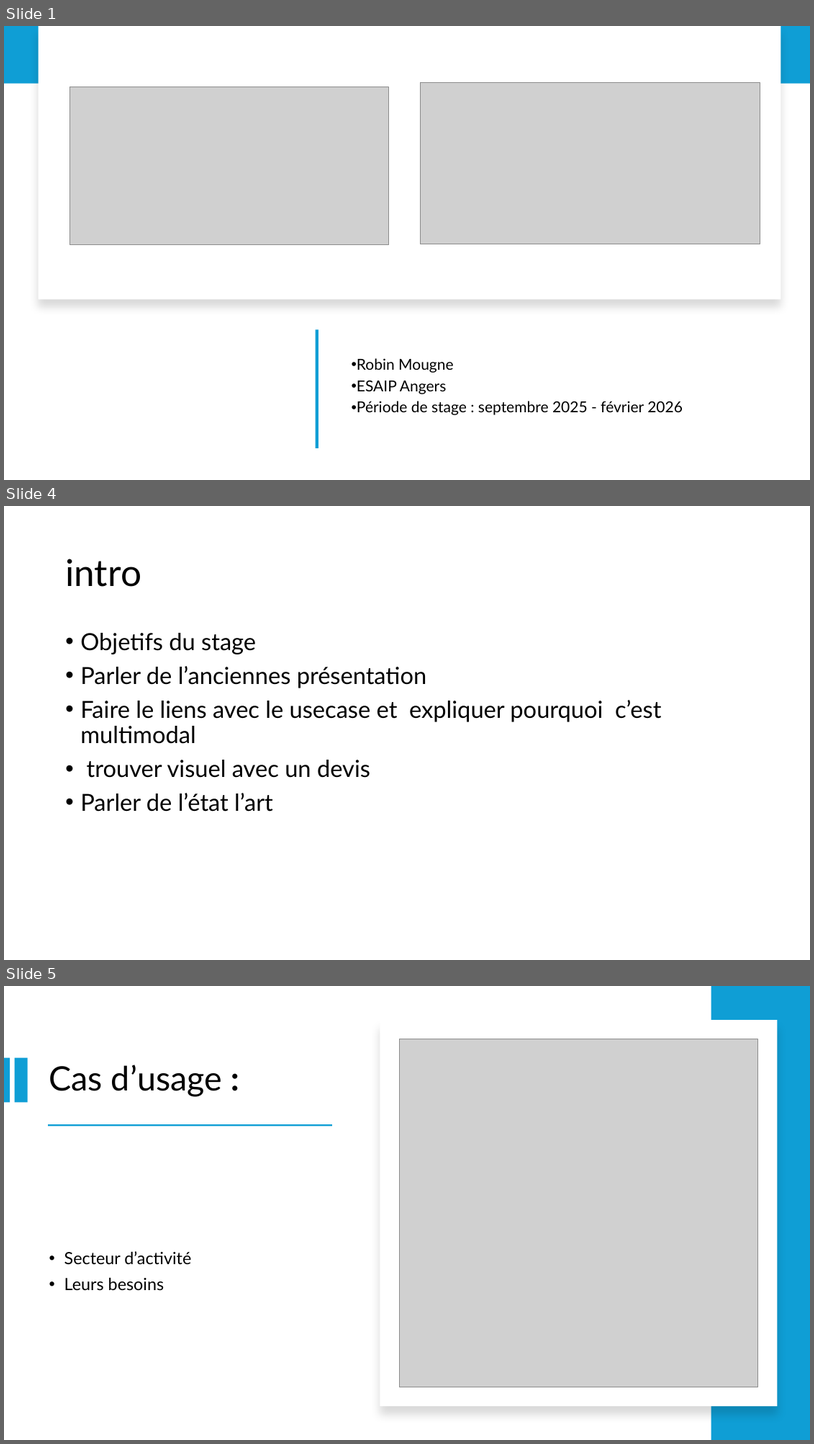
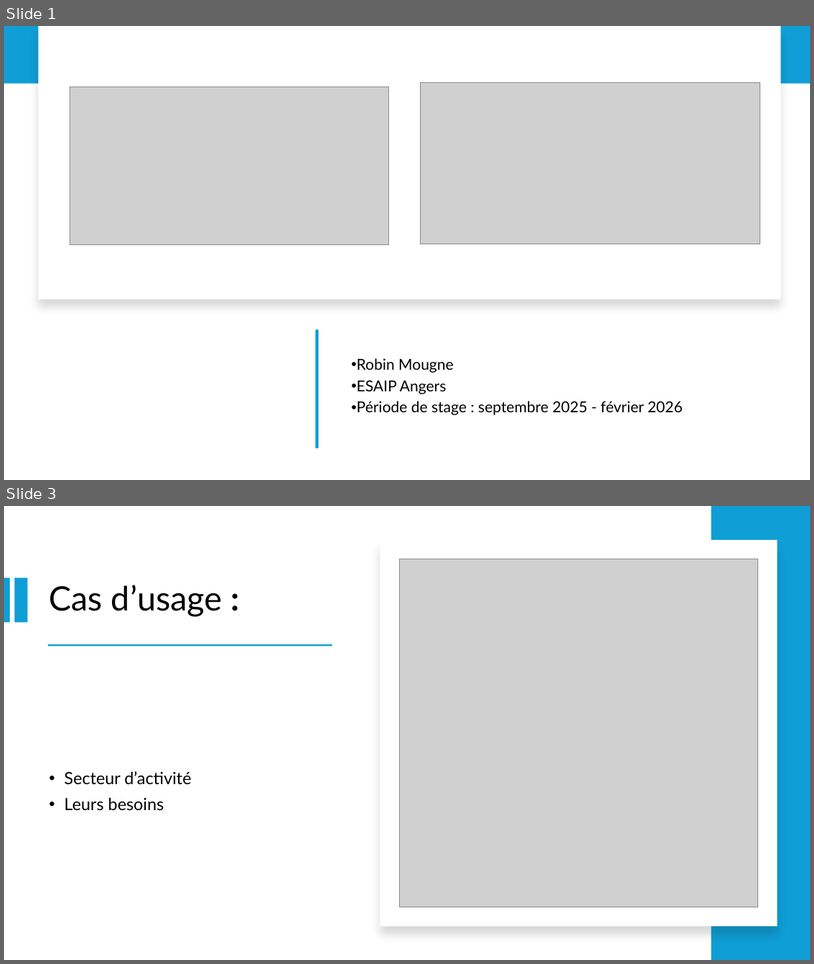
Before and after one commit to IzowRM/Stage-Cetic, a slide deck: TIM Pluo/Slide_Pluo.pptx. Shown one above the other, each under a label of ours: slides 1, 4 and 5 before the commit, slides 1 and 3 after it; the slides between them are not shown. The pictures are 814x1444 and 814x964 pixels, drawn with LibreOffice and Linux fonts; fonts in the diff are those of the drawing; grey boxes stand for pictures. Boxes give left, top, right and bottom in pixels: in the first picture for what was removed or moved away, otherwise in the second. Text is boxed around its words. In the diff, an @@ line names an element or a change of style, - is before the commit and + after.

```diff
--- a/TIM Pluo/Slide_Pluo.pptx
+++ b/TIM Pluo/Slide_Pluo.pptx
@@ slide 4 removed at (x1=4, y1=506, x2=810, y2=960), background #FFFFFF @@
@@ title removed at (x1=65, y1=559, x2=142, y2=587) @@
-intro
@@ text removed at (x1=80, y1=633, x2=661, y2=811) @@
-• Objetifs du stage
-• Parler de l’anciennes présentation
-• Faire le liens avec le usecase et expliquer pourquoi c’est multimodal
-• trouver visuel avec un devis
-• Parler de l’état l’art
@@ what was slide 5 is now slide 3 @@
```
Also in this commit, not shown: 4 slides changed, 1 other slide removed, 4 other files.
